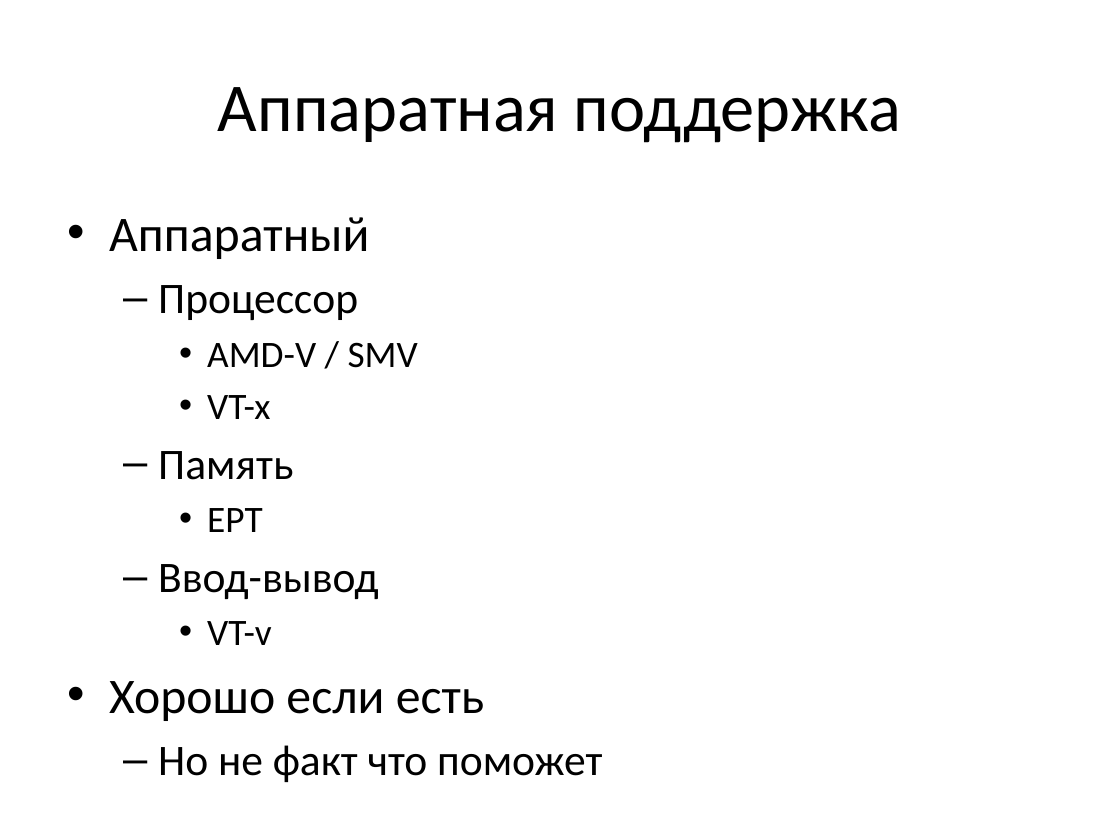
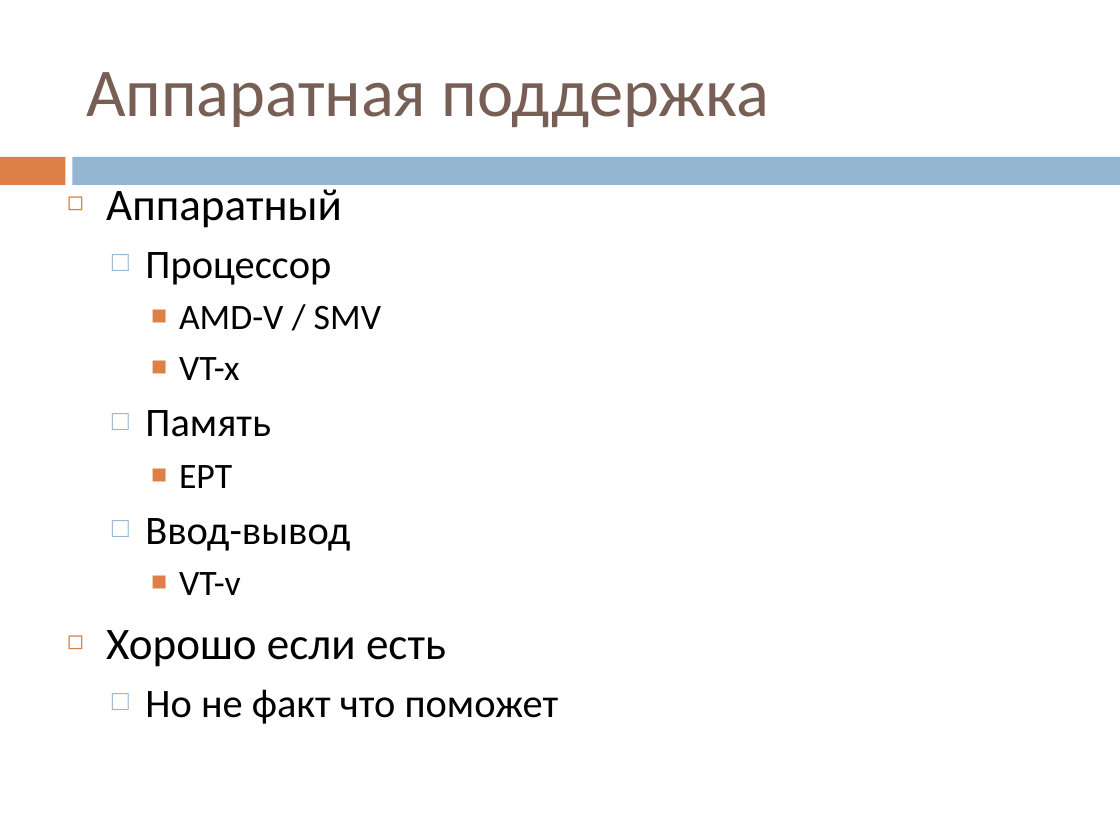
Before and after one commit to vitali-kviatkouski/personal, a slide deck: slide 10 of MiniQ/Virtualization.pptx (slide 9 before the commit). Drawn at 1120x840 pixels with LibreOffice and Linux fonts; fonts in the diff are those of the drawing. Boxes give left, top, right and bottom in pixels: in the first picture for what was removed or moved away, otherwise in the second. Text is boxed around its words. In the diff, an @@ line names an element or a change of style, - is before the commit and + after.

```diff
--- a/MiniQ/Virtualization.pptx
+++ b/MiniQ/Virtualization.pptx
@@ title "Аппаратная поддержка": place and size @@
-title "Аппаратная поддержка" at box(218, 87, 902, 143)
+title "Аппаратная поддержка" at box(86, 72, 770, 127)
@@ title "Аппаратная поддержка" at box(86, 72, 770, 127): text colour #000000 to #775F55; alignment centre to left @@
@@ rectangle added at box(0, 157, 65, 185), fill #DD8047 @@
@@ text "Аппаратный": place and size @@
-text "Аппаратный" at box(109, 217, 602, 782)
+text "Аппаратный" at box(106, 182, 559, 724)
@@ text "Аппаратный" at box(106, 182, 559, 724): size 32 to 29 pt in "Аппаратный", "Хорошо если есть"; size 28 to 26 pt in "Процессор", "Память", "Ввод-вывод", "Но не факт что поможет"; size 24 to 23 pt in "AMD-V / SMV", "VT-x", "EPT", "VT-v"; bullet • to ◻; bullet – to □; bullet • to ■ @@
@@ rectangle added at box(73, 157, 1120, 185), fill #94B6D2 @@
```
Also in this commit, not shown: 17 other slides changed, 7 slides added, 3 slides removed.
